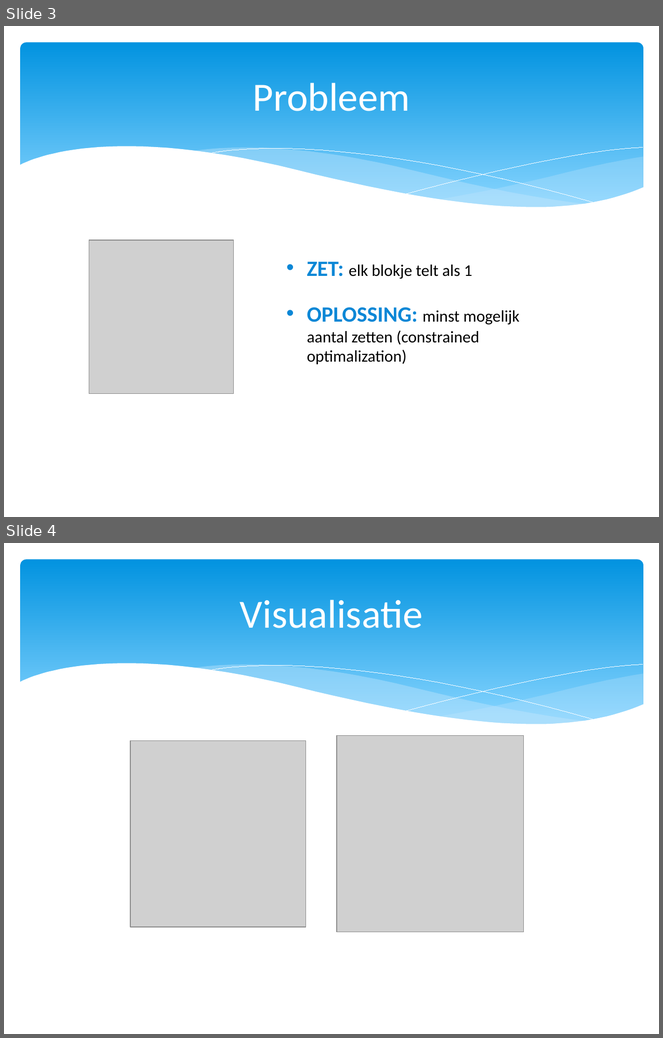
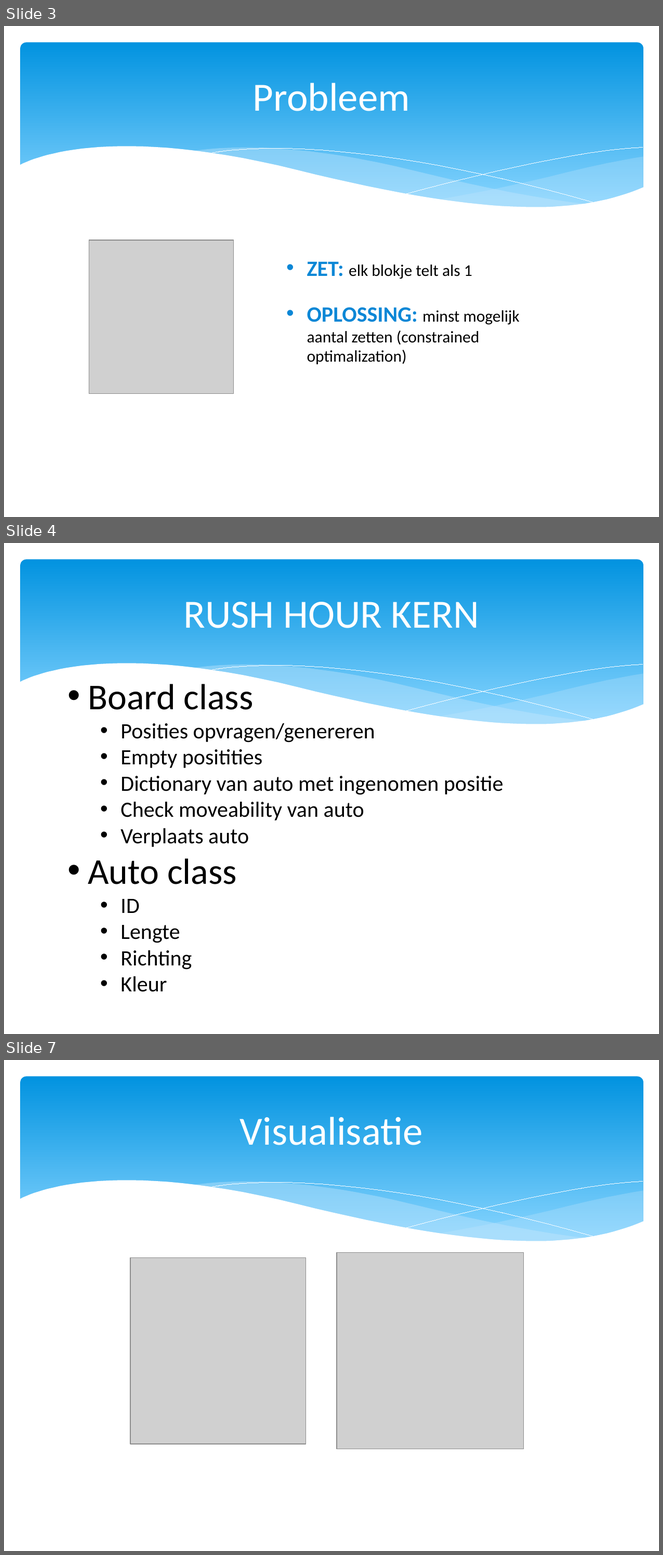
Before and after one commit to Natasjaminor/Spitsuur, a slide deck: presentatie 25-11.pptx. Shown one above the other, each under a label of ours: slides 3 and 4 before the commit, slides 3, 4 and 7 after it; the slides between them are not shown. The pictures are 663x1038 and 663x1555 pixels, drawn with LibreOffice and Linux fonts; fonts in the diff are those of the drawing; grey boxes stand for pictures. Boxes give left, top, right and bottom in pixels: in the first picture for what was removed or moved away, otherwise in the second. Text is boxed around its words. In the diff, an @@ line names an element or a change of style, - is before the commit and + after.

```diff
--- a/presentatie 25-11.pptx
+++ b/presentatie 25-11.pptx
@@ slide 4 added at [4, 543, 659, 1034], background #FFFFFF; not listed: 6 template elements that a slide beside it also shows @@
@@ title added at [183, 602, 479, 628], 44 pt, text #FFFFFF @@
+RUSH HOUR KERN
@@ text added at [88, 684, 503, 992], 24 pt, text #000000 @@
+• Board class
+  • Posities opvragen/genereren
+  • Empty positities
+  • Dictionary van auto met ingenomen positie
+  • Check moveability van auto
+  • Verplaats auto
+• Auto class
+    • ID
+    • Lengte
+    • Richting
+    • Kleur
@@ what was slide 4 is now slide 7 @@
```
Also in this commit, not shown: 1 slide changed, 18 other slides added.
